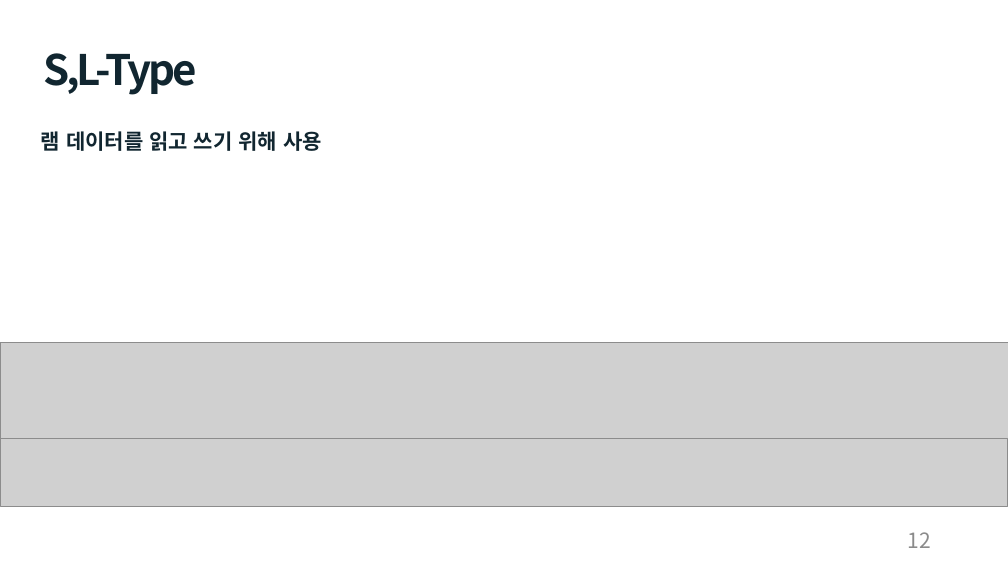
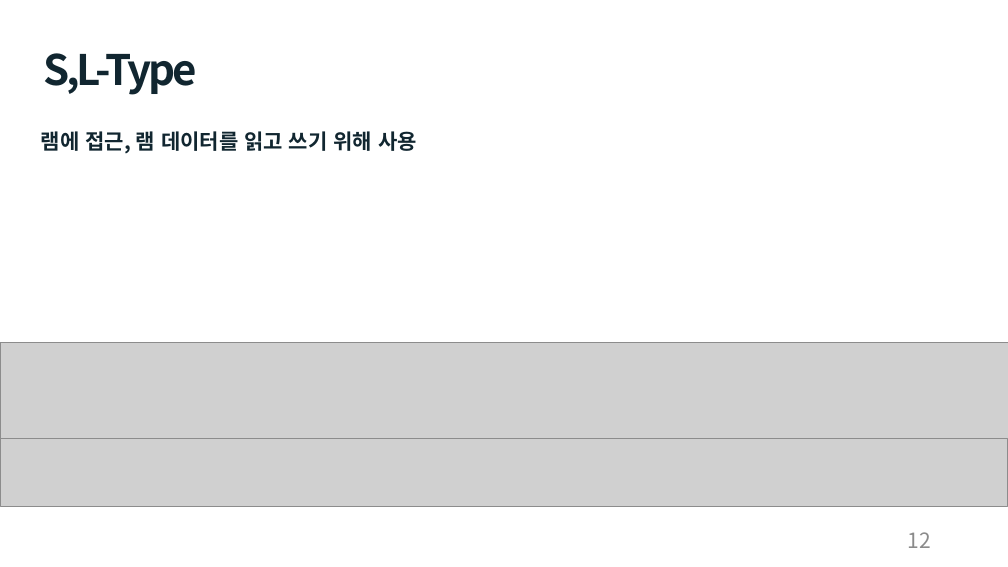
Before and after one commit to cong2738/my_RISC-V, a slide deck: slide 12 of Single Cycle RISC-V 발표_박호윤.pptx. Drawn at 1008x567 pixels with LibreOffice and Linux fonts; fonts in the diff are those of the drawing; grey boxes stand for pictures. Boxes give left, top, right and bottom in pixels: in the first picture for what was removed or moved away, otherwise in the second. Text is boxed around its words. In the diff, an @@ line names an element or a change of style, - is before the commit and + after.

```diff
--- a/Single Cycle RISC-V 발표_박호윤.pptx
+++ b/Single Cycle RISC-V 발표_박호윤.pptx
@@ text at <box>41,129,417,155</box>: text changed @@
-램 데이터를 읽고 쓰기 위해 사용
+램에 접근, 램 데이터를 읽고 쓰기 위해 사용
```
Also in this commit, not shown: 1 other slide changed.
